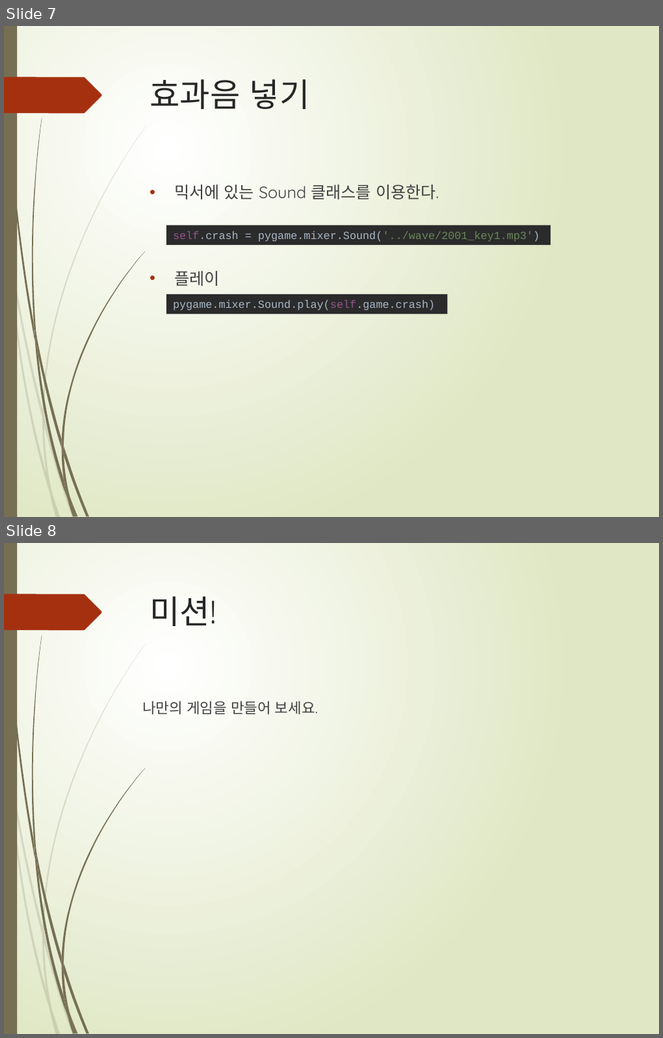
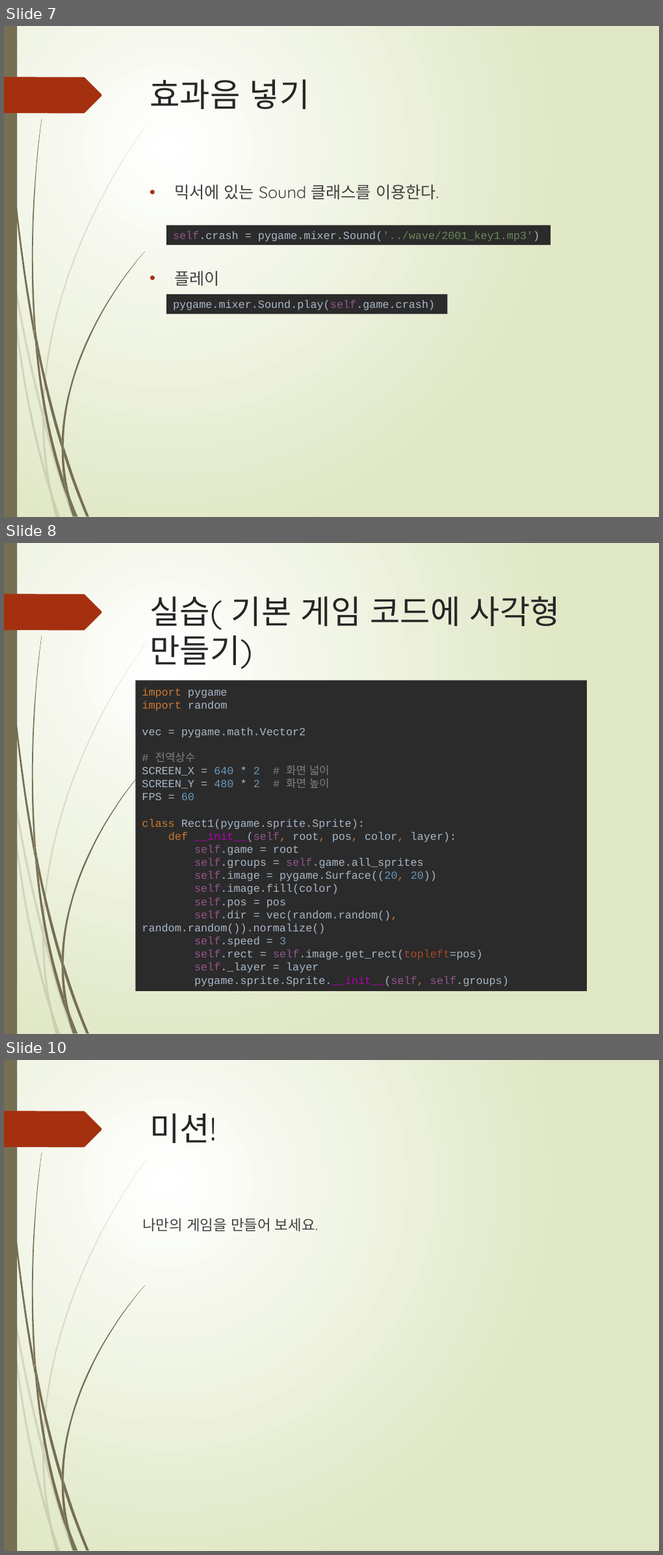
Before and after one commit to freshmea/weizman_python_class, a slide deck: textbook/파이썬6-1교시.pptx. Shown one above the other, each under a label of ours: slides 7 and 8 before the commit, slides 7, 8 and 10 after it; the slides between them are not shown. The pictures are 663x1038 and 663x1555 pixels, drawn with LibreOffice and Linux fonts; fonts in the diff are those of the drawing. Boxes give left, top, right and bottom in pixels: in the first picture for what was removed or moved away, otherwise in the second. Text is boxed around its words. In the diff, an @@ line names an element or a change of style, - is before the commit and + after.

```diff
--- a/textbook/파이썬6-1교시.pptx
+++ b/textbook/파이썬6-1교시.pptx
@@ slide 8 added at [4, 543, 659, 1034], background gradient #FFFFFF to #DFE8C4; not listed: 24 template elements that a slide beside it also shows @@
@@ title added at [150, 596, 560, 669], 36 pt, text #262626 @@
+실습( 기본 게임 코드에 사각형 만들기)
@@ rectangle added at [136, 681, 587, 991], fill #2B2B2B, 12 pt, text #A9B7C6 @@
+import pygame
+import random
+vec = pygame.math.Vector2
+# 전역상수
+SCREEN_X = 640 * 2 # 화면 넓이
+SCREEN_Y = 480 * 2 # 화면 높이
+FPS = 60
+class Rect1(pygame.sprite.Sprite):
+def __init__(self, root, pos, color, layer):
+self.game = root
+self.groups = self.game.all_sprites
+self.image = pygame.Surface((20, 20))
+self.image.fill(color)
+self.pos = pos
+self.dir = vec(random.random(), random.random()).normalize()
+self.speed = 3
+self.rect = self.image.get_rect(topleft=pos)
+self._layer = layer
+pygame.sprite.Sprite.__init__(self, self.groups)
@@ what was slide 8 is now slide 10 @@
```
Also in this commit, not shown: 1 other slide added, 4 other files.
